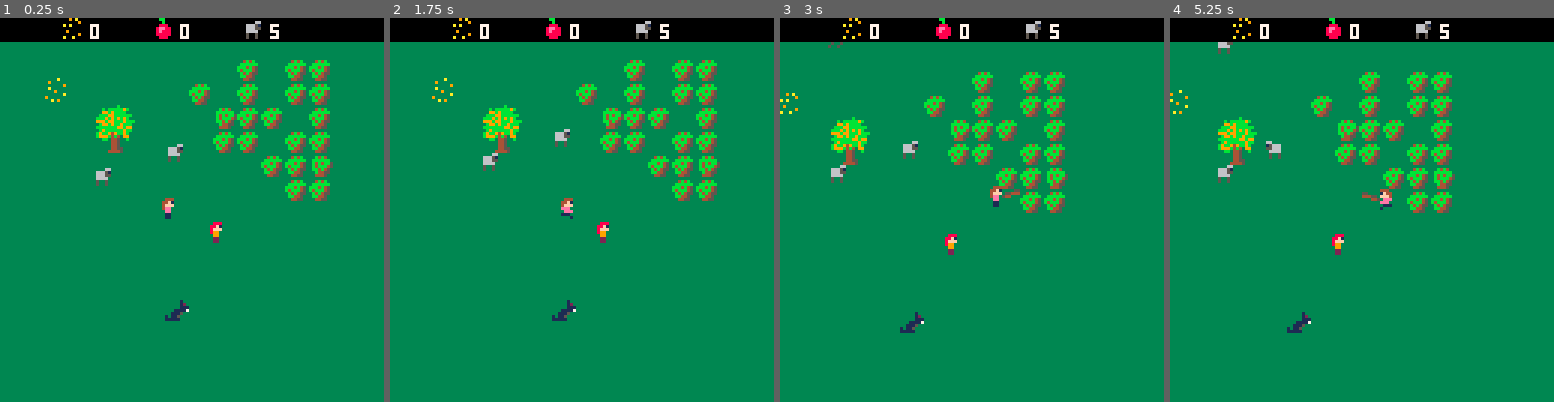
Above: before the commit, frames 1-4 (left to right).
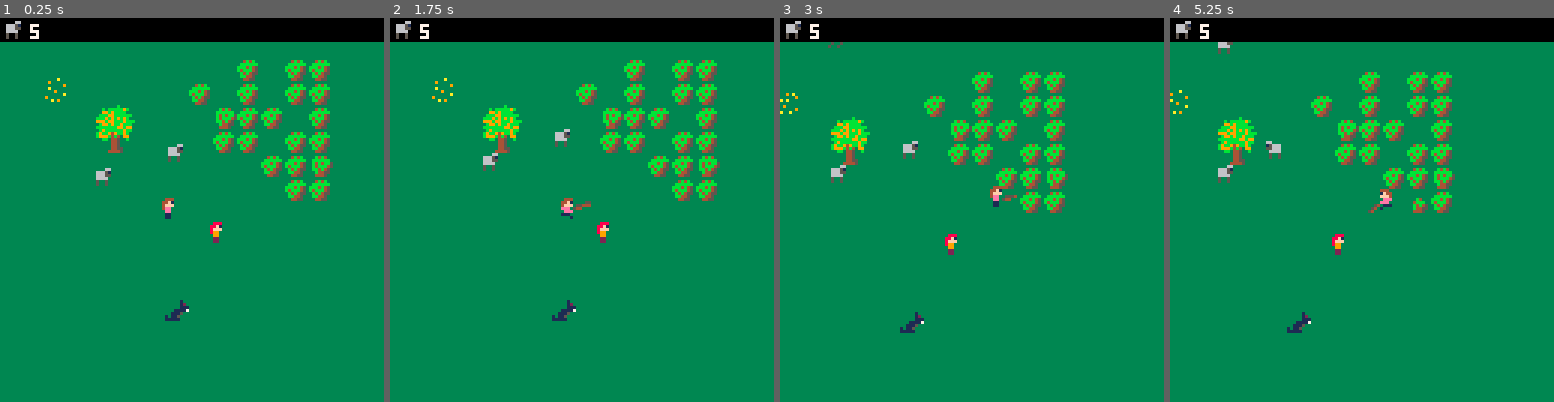
Above: after the commit, the same moments.

Repository: sdegutis/shepherdgame.com
Game: PICO-8 cartridge sheep.p8
Same seed, same stepped clock (60 frames per second), same inputs: the game is played once before the commit and once after it.
Inputs:
- Up to frame 1 (0.25 s): no input
- Up to frame 2 (1.75 s): tap X (X key) at 0.33, 1.07 s; tap O (Z key) at 0.7, 1.7 s; hold Right from 1.6 s (still down)
- Up to frame 3 (3 s): tap X (X key) at 1.85, 2.97 s; release Right at 2.1 s; tap O (Z key) at 2.1, 2.5, 2.9 s; hold Up 2.15-2.42 s; hold Right from 2.47 s (still down)
- Up to frame 4 (5.25 s): release Right at 3.03 s; hold Left 3.08-3.58 s; tap O (Z key) every 0.4 s from 3.3 to 4.9 s; hold Down 3.63-3.97 s; hold Right 4.02-4.68 s; tap X (X key) at 4.08, 5.2 s; hold Up 4.73-5.03 s; hold Left from 5.08 s (still down)

The runs differ from the first frame. In frame 1, 0.7% of the frame differs, in the area x 1-73%, y 0-6%; in frame 2, 0.8%; in frame 3, 0.8%; in frame 4, 1.0%, in the area x 1-73%, y 0-51%.

Commit message:
You can only have 1 bees or 1 apple

Diff:
--- a/sheep.p8
+++ b/sheep.p8
@@ -152,9 +152,6 @@
 			end
 		end
 	end
-
-	abbey.apples=0
-	abbey.bees=0
 end
 
 --[[
@@ -284,20 +281,10 @@
 
 	rectfill(0,0,127,7,0)
 
-	-- bees
-	print(tostr(abbey.bees),
-	      30,2,7)
-	spr(8,20,-1)
-
-	-- apples
-	print(tostr(abbey.apples),
-	      60,2,7)
-	spr(7,50,-1)
-
 	-- sheep
 	print(tostr(numsheep),
-	      90,2,7)
-	spr(9,80,-1)
+	      10,2,7)
+	spr(9,0,-1)
 end
 
 function round(n)
@@ -427,6 +414,12 @@
 		s += 16 * (4-flr(p.act_t/3))
 		spr(s, r.x-1,r.y-3, 1,1, f)
 	end
+
+	if p.has=='bees' then
+		spr(39,x,y+3,1,1,f)
+	elseif p.has=='apple' then
+		spr(23,x,y+3,1,1,f)
+	end
 end
 
 function hitrect(p)
@@ -466,6 +459,11 @@
 		tryaction(p)
 	elseif not p.act_t
 	       and btnp(❎,p.n-1)
+	then
+		p.acting=true
+		p.act_t=3*4
+	elseif not p.act_t
+	       and btnp(🅾️,p.n-1)
 	then
 		p.acting=true
 		p.act_t=3*4
@@ -535,13 +533,11 @@
 
 function act_bag(p,e)
 	if e.k=='apple' then
-		if p.apples < 9 then
-			p.apples += 1
-			emap_remove(e)
-			return true
-		end
+		p.has='apple'
+		emap_remove(e)
+		return true
 	elseif e.k=='bees' then
-		p.bees += 1
+		p.has='bees'
 		emap_remove(e)
 		return true
 	elseif e.k=='sheep' then
@@ -1021,30 +1017,30 @@
 0070070000000000000000000bb4b450066551000450045004504504008e888000900000006666000011150000000000000ee000000990000000000000000000
 00000000000000000000000000b44550065511000450004504504545008888800000009000500500101150000000000000011000000220000000000000000000
 00000000000000000000000000444500000110000045004504504545000888000a00a00000500500111110000000000000011000000220000000000000000000
-000000b50000000000000000000000000066660000000000b00000000000000000000a0000000000000000000000000000000000000000000000000000000000
-00000bb50000000000044400004b4b0006666550000b0bbbbb9b0000000000000090000000000000000001000000000000044400000888000000000000000000
-00000b5000555400004555400bbbbbb00665555100099b9bbbb0000000000000000000090000066000000120000000000044f1000088f1000000000000000000
-000000000544000004555540bbb4b4506665555100bbb99bbbbbb0000000000000a00000006665101000011100000000004fff00008fff000000111000000000
+000000b50000000000000000000000000066660000000000b0000000b000000000000a0000000000000000000000000000000000000000000000000000000000
+00000bb50000000000044400004b4b0006666550000b0bbbbb9b0000ee0000000090000000000000000001000000000000044400000888000000000000000000
+00000b5000555400004555400bbbbbb00665555100099b9bbbb00000e8000000000000090000066000000120000000000044f1000088f1000000010000000000
+000000000544000004555540bbb4b4506665555100bbb99bbbbbb0000000000000a00000006665101000011100000000004fff00008fff000000100000000000
 0b5000000000000000455540b4bbb450665555510bbb9b9b9b9b0000000000000000900000666550111111170000000000eee000009990000000000000000000
 0bb5000000000000000444000b4b4550665555110999b99bbb9bbb00000000000000000a006666000151150000000000000eee00000999000000000000000000
 00b5000000000000000000000bb445000555511100b99b9bb9bbb000000000000900000000500500155150000000000000111000002220000000000000000000
 00000000000000000000000000445500001111100bbbbbbb99b9900000000000000a090005005000100500000000000000000100000002000000000000000000
 000000000000000000000000000000000000000000b9bbbbbb9bb00000000000000000a000000000000010000000000000000000000000000000000000000000
-00000000000000000000000000000000000000000b9bb949bb9b0000000000000000000000000000000012000000000000044400000888000000001000000000
-00000b50000000000044400000000000000000000b999b4b40990000000000000a0000000000000000001110000000000044f1000088f1000000011000000000
-0000000000555000045554000000000000000000000bb044500b00000000000000090a00000006601001117000000000004fff00008fff000000000000000000
-000000000004450004555400000000000000000000000044500000000000000000000000006665100101110000000000004ee000008990000000000000000000
-00000000000004400045540000000000000000000000004450000000000000000a000000006665500111150000000000000eee00000999000000000000000000
-00b500000000000000044000000bb000000000000000004455000000000000000000900000666600110000500000000000011000000220000000000000000000
-00000000000000000000000000445500000000000000044445000000000000000000000a05505500000000000000000000011000000220000000000000000000
+00000000000000000000000000000000000000000b9bb949bb9b00009a0000000000000000000000000012000000000000044400000888000000001000000000
+00000b50000000000044400000000000000000000b999b4b40990000a90000000a0000000000000000001110000000000044f1000088f1000000011000000000
+000000000055500004555400000b400000000000000bb044500b00000000000000090a00000006601001117000000000004fff00008fff000000000000000000
+000000000004450004555400004bbb000000000000000044500000000000000000000000006665100101110000000000004ee000008990000000000000000000
+00000000000004400045540000b4b450000000000000004450000000000000000a000000006665500111150000000000000eee00000999000000000000000000
+00b50000000000000004400000b44550000000000000004455000000000000000000900000666600110000500000000000011000000220000000000000000000
+00000000000000000000000000444500000000000000044445000000000000000000000a05505500000000000000000000011000000220000000000000000000
 0000000000000000000000000000000000000000000000000000000000000000bbbbbbbbbbbbbbbb000000000000000000000000000000000000001100000000
 00eee00000000000000000000000000000000000000000000000000000000000bbb9babbbbbbbbbb000000000000000000000000000000000000011000000000
 00e88e0000000000000000000000000000000000000000000000000000000000bbbbbb9bbbbbb66b000000000000000000000000000000000000000000000000
 00e8ee0000000000044400000000000000000000000000000000000000000000babbbbbbbb66651b000000000000000000000000000000000000000000000000
-000ee00004500000045540000000000000000000000000000000000000000000bbbbabbbbb66655b000000000000000000000000000000000000000000000000
-000bb50000450000045540000000000000000000000000000000000000000000bb9bbbbbbb6666bb000000000000000004ff000008ff00000000000000000000
-00bb500000045000045540000000000000000000000000000000000000000000bbbbbb9bbb5bb5bb000000000000000004ffee1108ff99220000000000000000
-000b500000000000004400000000000000000000000000000000000000000000babbabbbbb5bb5bb000000000000000004444e11088889220000000000000000
+000ee00004500000045540000000000000000000000000000000000000000000bbbbabbbbb66655b000111110000000000000000000000000000000000000000
+000bb50000450000045540000000000000000000000000000000000000000000bb9bbbbbbb6666bb001115200000000004ff000008ff00000000000000000000
+00bb50000004500004554000000bb00000000000000000000000000000000000bbbbbb9bbb5bb5bb101157100000000004ffee1108ff99220000000000000000
+000b500000000000004400000044550000000000000000000000000000000000babbabbbbb5bb5bb111110000000000004444e11088889220000000000000000
 00000000000000000000000000000000000000000000000000000000000000000000000000000000000000000000000000000000000000000000000000000000
 00000000000000000000000000000000000000000000000000000000000000000000000000000000000000000000000000000000000000000000000000000000
 00000000000000000000000000000000000000000000000000000000000000000000000000000000000000000000000000000000000000000000000000000000
